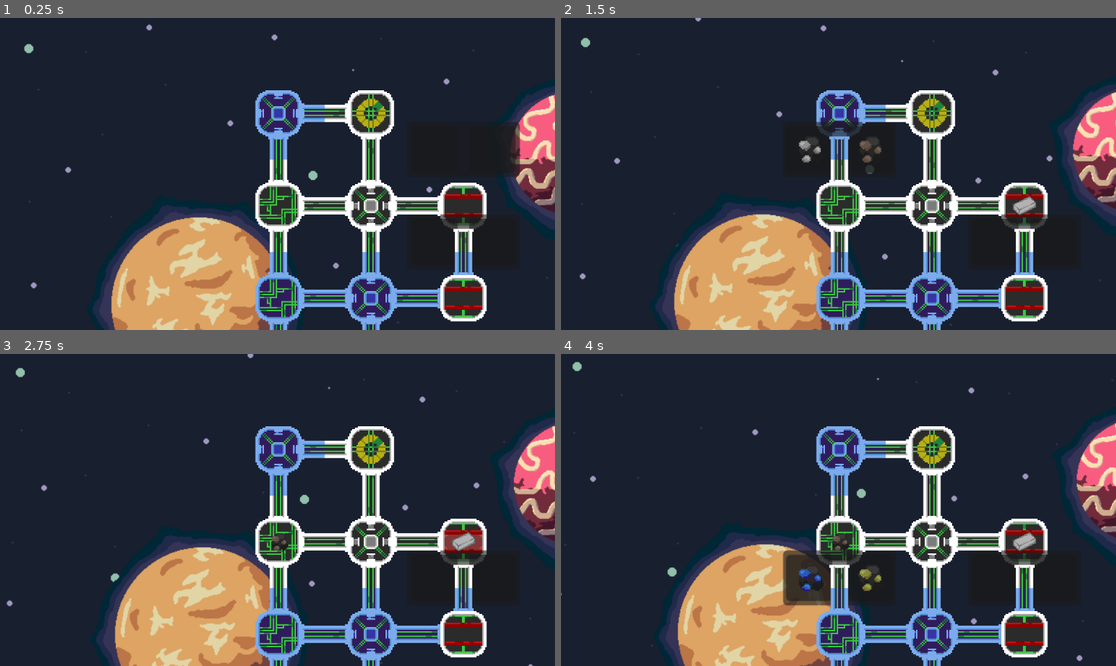
Above: before the commit, frames 1-4 (two rows, left to right).
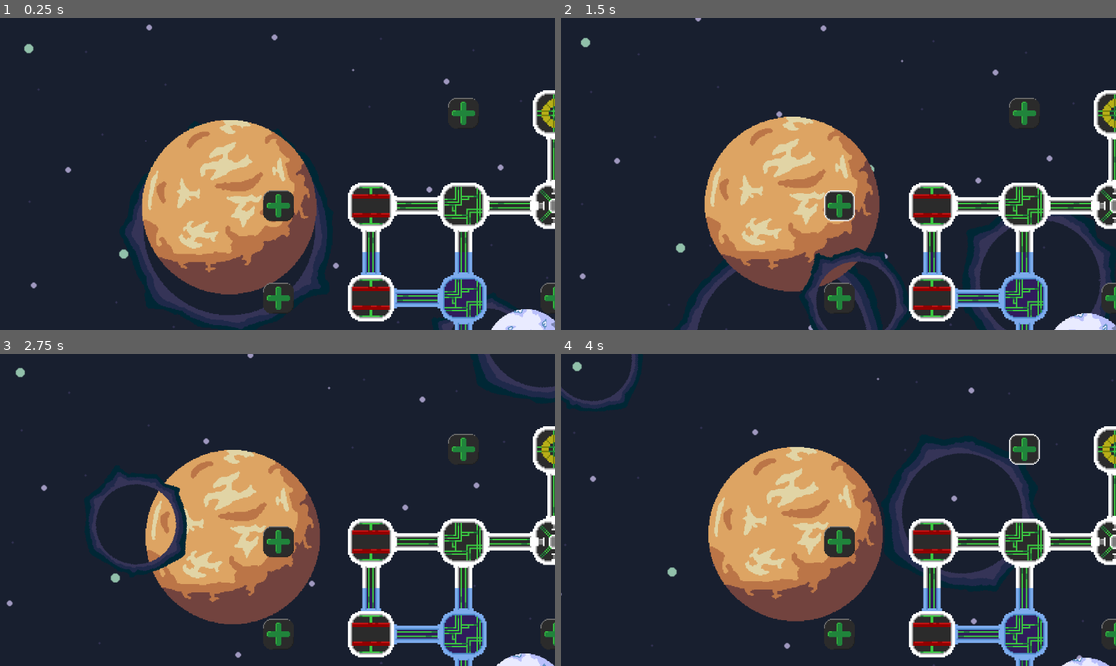
Above: after the commit, the same moments.

Repository: ManechLepage/GodotWild-Jam68
Game: Godot game, scene res://Scenes/node_2d.tscn
Two runs of this game, one before a commit and one after it. Both use one fixed random seed, a clock stepped at 60 frames per second and the inputs below.
Inputs (mouse positions are in pixels of both pictures, inside the frame that each line leads up to):
- Up to frame 1 (0.25 s): no input
- Up to frame 2 (1.5 s): click (993, 149) at 0.52 s; click (838, 205) at 1.27 s
- Up to frame 3 (2.75 s): click (310, 485) at 2.02 s
- Up to frame 4 (4 s): click (838, 634) at 2.77 s; click (1027, 450) at 3.52 s

The runs differ from the first frame. In frame 1, 31% of the frame differs, in the area x 16-100%, y 21-100%; in frame 2, 33%; in frame 3, 32%; in frame 4, 34%, in the area x 0-100%, y 0-100%.

Commit message:
pusihin pasd

Diff:
--- /dev/null
+++ b/Godot Wild-jam 68/Scenes/Rotate.gd
@@ -0,0 +1,13 @@
+extends Sprite2D
+
+@export var speed:float
+@export var is_aura:bool
+
+func _ready():
+	pass
+
+
+func _process(delta):
+	rotate(delta * speed)
+	if is_aura:
+		position = get_parent().get_child(1).position
--- a/Godot Wild-jam 68/Scenes/Spaceship/Smelter.tscn
+++ b/Godot Wild-jam 68/Scenes/Spaceship/Smelter.tscn
@@ -20,6 +20,7 @@
 shape = SubResource("RectangleShape2D_bdrhe")
 
 [node name="Panel" type="Panel" parent="." index="1"]
+visible = false
 anchors_preset = 5
 anchor_left = 0.5
 anchor_right = 0.5
--- /dev/null
+++ b/Godot Wild-jam 68/Scenes/UI/add_section_button.tscn
@@ -0,0 +1,18 @@
+[gd_scene load_steps=4 format=3 uid="uid://dssq7yg8whrur"]
+
+[ext_resource type="Texture2D" uid="uid://ctc6tn15clbtn" path="res://Graphics/UI/Buttons/AddSectionButton/default.png" id="1_qydwj"]
+[ext_resource type="Texture2D" uid="uid://d3prh4lk8na1m" path="res://Graphics/UI/Buttons/AddSectionButton/pressed.png" id="2_8oo1n"]
+[ext_resource type="Texture2D" uid="uid://p50eslf3eqxk" path="res://Graphics/UI/Buttons/AddSectionButton/hover.png" id="3_n0dwl"]
+
+[node name="TextureButton" type="TextureButton"]
+texture_filter = 1
+anchors_preset = -1
+anchor_right = 0.028
+anchor_bottom = 0.049
+offset_right = -0.256001
+offset_bottom = 0.247999
+scale = Vector2(2, 2)
+texture_normal = ExtResource("1_qydwj")
+texture_pressed = ExtResource("2_8oo1n")
+texture_hover = ExtResource("3_n0dwl")
+stretch_mode = 0
--- a/Godot Wild-jam 68/Scenes/node_2d.tscn
+++ b/Godot Wild-jam 68/Scenes/node_2d.tscn
@@ -11,12 +11,18 @@
 [ext_resource type="Texture2D" uid="uid://bss41g17jiu6x" path="res://Graphics/Background/bg2.png" id="4_twm04"]
 [ext_resource type="Resource" uid="uid://c0jscdnucolit" path="res://Resources/Items/Mat/Products/Shield.tres" id="4_u62bt"]
 [ext_resource type="Texture2D" uid="uid://drq7eou3e3882" path="res://Graphics/Background/bg3.png" id="5_r05xb"]
-[ext_resource type="Texture2D" uid="uid://dvukixhfkh344" path="res://Graphics/Background/planets.png" id="6_di7bs"]
+[ext_resource type="Texture2D" uid="uid://casasu7qt8ldp" path="res://Graphics/Background/planet1_aura.png" id="6_1naja"]
+[ext_resource type="Script" path="res://Scenes/Rotate.gd" id="6_7yx6w"]
 [ext_resource type="Resource" uid="uid://v4uepdtaptxd" path="res://Resources/Items/Mat/Products/CeremonialSword.tres" id="7_7omu2"]
+[ext_resource type="Texture2D" uid="uid://bxg2kkxj5yna8" path="res://Graphics/Background/planet1.png" id="7_gvflt"]
 [ext_resource type="Resource" uid="uid://bo13fiufhdgil" path="res://Resources/Items/Mat/Products/Crown.tres" id="8_d5u56"]
 [ext_resource type="Resource" uid="uid://bl7pjqw7vxktu" path="res://Resources/Items/Mat/Products/DiamondNecklace.tres" id="9_4ee0j"]
+[ext_resource type="Texture2D" uid="uid://07dw22exc4hj" path="res://Graphics/Background/planet2_aura.png" id="9_13dls"]
 [ext_resource type="Resource" uid="uid://dpbpy8miaqgry" path="res://Resources/Items/Mat/Products/GoldRing.tres" id="10_6xdoc"]
+[ext_resource type="Texture2D" uid="uid://bmkcglxumahx4" path="res://Graphics/Background/planet2.png" id="10_q8y63"]
 [ext_resource type="Resource" uid="uid://c4bndeme8mfiy" path="res://Resources/Items/Mat/Products/GreatSword.tres" id="11_73ndc"]
+[ext_resource type="Texture2D" uid="uid://dowqb8bnci3oc" path="res://Graphics/Background/planet3_aura.png" id="11_pxx4b"]
+[ext_resource type="Texture2D" uid="uid://13rq50djwhmv" path="res://Graphics/Background/planet3.png" id="12_o6w0o"]
 [ext_resource type="Resource" uid="uid://bdoisje2sdqxo" path="res://Resources/Items/Mat/Products/PlatinumCrown.tres" id="13_nehk4"]
 [ext_resource type="Resource" uid="uid://byk00iyofuh40" path="res://Resources/Items/Mat/Products/WarHammer.tres" id="16_wraly"]
 
@@ -58,13 +64,55 @@
 texture = ExtResource("5_r05xb")
 
 [node name="ParallaxLayer4" type="ParallaxLayer" parent="ParallaxBackground"]
+texture_filter = 1
 motion_scale = Vector2(-0.3, 0.5)
 motion_mirroring = Vector2(1960, 1100)
 
+[node name="Bg2" type="Sprite2D" parent="ParallaxBackground/ParallaxLayer4"]
+position = Vector2(475, 394)
+scale = Vector2(1.67, 1.67)
+texture = ExtResource("6_1naja")
+script = ExtResource("6_7yx6w")
+speed = 0.1
+
 [node name="Bg1" type="Sprite2D" parent="ParallaxBackground/ParallaxLayer4"]
-position = Vector2(982, 548)
+position = Vector2(475, 394)
 scale = Vector2(1.7, 1.7)
-texture = ExtResource("6_di7bs")
+texture = ExtResource("7_gvflt")
+
+[node name="ParallaxLayer5" type="ParallaxLayer" parent="ParallaxBackground"]
+texture_filter = 1
+motion_scale = Vector2(-0.8, -0.4)
+motion_mirroring = Vector2(1960, 1100)
+
+[node name="Bg2" type="Sprite2D" parent="ParallaxBackground/ParallaxLayer5"]
+position = Vector2(1395, 9.00006)
+scale = Vector2(1.67, 1.67)
+texture = ExtResource("9_13dls")
+script = ExtResource("6_7yx6w")
+speed = 0.2
+
+[node name="Bg1" type="Sprite2D" parent="ParallaxBackground/ParallaxLayer5"]
+position = Vector2(1395, 9)
+scale = Vector2(1.7, 1.7)
+texture = ExtResource("10_q8y63")
+
+[node name="ParallaxLayer6" type="ParallaxLayer" parent="ParallaxBackground"]
+texture_filter = 1
+motion_scale = Vector2(0.1, -0.7)
+motion_mirroring = Vector2(1960, 1100)
+
+[node name="Bg2" type="Sprite2D" parent="ParallaxBackground/ParallaxLayer6"]
+position = Vector2(1093, 688)
+scale = Vector2(1.67, 1.67)
+texture = ExtResource("11_pxx4b")
+script = ExtResource("6_7yx6w")
+speed = 0.3
+
+[node name="Bg1" type="Sprite2D" parent="ParallaxBackground/ParallaxLayer6"]
+position = Vector2(1093, 688)
+scale = Vector2(1.7, 1.7)
+texture = ExtResource("12_o6w0o")
 
 [node name="SpaceshipManager" type="Node2D" parent="."]
 unique_name_in_owner = true
@@ -103,3 +151,6 @@
 
 [node name="SeperatorManager" type="Node2D" parent="."]
 position = Vector2(386, 198)
+
+[node name="AddButtonManager" type="Node2D" parent="."]
+position = Vector2(386, 198)
--- a/Godot Wild-jam 68/Scripts/Spaceship/Generator.gd
+++ b/Godot Wild-jam 68/Scripts/Spaceship/Generator.gd
@@ -24,6 +24,7 @@
 func _ready():
 	cooldown = 3.0 * get_parent().tier
 	timer.wait_time = cooldown
+	timer.stop()
 
 func _process(delta):
 	pass
--- a/Godot Wild-jam 68/Scripts/Spaceship/SpaceshipManager.gd
+++ b/Godot Wild-jam 68/Scripts/Spaceship/SpaceshipManager.gd
@@ -3,8 +3,10 @@
 @export var item_list: Array[Item] = []
 
 var section_list = []
+var add_button_pos_list = []
 
 @onready var seperator_manager = $"../SeperatorManager"
+@onready var add_button_manager = $"../AddButtonManager"
 
 const FRONT = preload("res://Scenes/Spaceship/Front.tscn")
 const GENERATOR = preload("res://Scenes/Spaceship/Generator.tscn")
@@ -12,31 +14,32 @@
 const FORGE = preload("res://Scenes/Spaceship/Forge.tscn")
 
 const SPACESHIP_SEPERATOR = preload("res://Scenes/Spaceship/spaceship_seperator.tscn")
+const ADD_SECTION_BUTTON = preload("res://Scenes/UI/add_section_button.tscn")
 
-var max_grid_size = 5
+var max_grid_size_x = 8
+var max_grid_size_y = 5
 var margin = 192.0
 
 func _ready():
 	Inventory.load_all_items(item_list)
-	for i in range(max_grid_size):
+	for i in range(max_grid_size_x):
 		var row = []
-		for j in range(max_grid_size):
+		for j in range(max_grid_size_y):
 			row.append(null)
 		section_list.append(row)
 
-	create_section(FRONT, Vector2(2, 0), 1)
-	create_section(FORGE, Vector2(1, 0), 2)
+	create_section(FRONT, Vector2(4, 0), 1)
 
-	create_section(FORGE, Vector2(2, 1), 1)
-	create_section(FORGE, Vector2(2, 2), 2)
-	create_section(FORGE, Vector2(2, 3), 3)
+	create_section(FORGE, Vector2(4, 1), 1)
+	create_section(FORGE, Vector2(5, 1), 2)
+	create_section(FORGE, Vector2(5, 2), 3)
 
-	create_section(GENERATOR, Vector2(1, 1), 1)
-	create_section(GENERATOR, Vector2(1, 2), 2)
-	create_section(GENERATOR, Vector2(1, 3), 3)
+	create_section(GENERATOR, Vector2(3, 1), 1)
+	create_section(GENERATOR, Vector2(3, 2), 2)
+	create_section(GENERATOR, Vector2(3, 3), 3)
 
-	create_section(SMELTER, Vector2(3, 1), 1)
-	create_section(SMELTER, Vector2(3, 2), 2)
+	create_section(SMELTER, Vector2(2, 1), 1)
+	create_section(SMELTER, Vector2(2, 2), 2)
 
 	update_pos()
 
@@ -62,20 +65,43 @@
 	update_pos()
 
 func update_pos():
+	for i in seperator_manager.get_children():
+		i.queue_free()
+	for i in add_button_manager.get_children():
+		i.queue_free()
+	add_button_pos_list.clear()
 	for i in get_children():
 		i.position = Vector2(i.pos.x * margin, i.pos.y * margin)
 	add_seperators()
 
 func add_seperators():
-	for i in range(max_grid_size):
-		for j in range(max_grid_size):
+	for i in range(max_grid_size_x):
+		for j in range(max_grid_size_y):
 			if section_list[i][j] != null:
-				if i + 1 < max_grid_size and j < max_grid_size:
+				if i + 1 < max_grid_size_x:
 					if section_list[i + 1][j] != null:
 						add_seperator(section_list[i][j].pos, section_list[i + 1][j].pos, section_list[i][j].tier, section_list[i + 1][j].tier, true)
-				if i < max_grid_size and j + 1 < max_grid_size:
+					else:
+						if Vector2(i + 1, j) not in add_button_pos_list:
+							add_plus_button(section_list[i][j].pos, Vector2(i + 1, j))
+							add_button_pos_list.append(Vector2(i + 1, j))
+				if j + 1 < max_grid_size_y:
 					if section_list[i][j + 1] != null:
 						add_seperator(section_list[i][j].pos, section_list[i][j + 1].pos, section_list[i][j].tier, section_list[i][j + 1].tier, false)
+					else:
+						if Vector2(i, j + 1) not in add_button_pos_list:
+							add_plus_button(section_list[i][j].pos,Vector2(i, j + 1))
+							add_button_pos_list.append(Vector2(i, j + 1))
+				if i - 1 > 0:
+					if section_list[i - 1][j] == null:
+						if Vector2(i - 1, j) not in add_button_pos_list:
+							add_plus_button(section_list[i][j].pos, Vector2(i - 1, j))
+							add_button_pos_list.append(Vector2(i - 1, j))
+				if j - 1 > 0:
+					if section_list[i][j - 1] == null:
+						if Vector2(i, j - 1) not in add_button_pos_list:
+							add_plus_button(section_list[i][j].pos,Vector2(i, j - 1))
+							add_button_pos_list.append(Vector2(i, j - 1))
 
 func add_seperator(pos1, pos2, tier1, tier2, side):
 	var seperator = SPACESHIP_SEPERATOR.instantiate()
@@ -105,4 +131,10 @@
 		seperator.rotation += PI
 	seperator.play()
 	seperator_manager.add_child(seperator)
-	print(seperator.position)
+
+func add_plus_button(pos1, pos2):
+	var button = ADD_SECTION_BUTTON.instantiate()
+	button.position = Vector2((pos2.x * margin) - 32, (pos2.y * margin) - 32)
+	button.visible = true
+
+	add_button_manager.add_child(button)
Binary file added: Godot Wild-jam 68/Graphics/Background/planet1.png
Not shown, added: Godot Wild-jam 68/Graphics/Background/planet1.png.import
Binary file added: Godot Wild-jam 68/Graphics/Background/planet1_aura.png
Not shown, added: Godot Wild-jam 68/Graphics/Background/planet1_aura.png.import
Binary file added: Godot Wild-jam 68/Graphics/Background/planet2.png
Not shown, added: Godot Wild-jam 68/Graphics/Background/planet2.png.import
Binary file added: Godot Wild-jam 68/Graphics/Background/planet2_aura.png
Not shown, added: Godot Wild-jam 68/Graphics/Background/planet2_aura.png.import
Binary file added: Godot Wild-jam 68/Graphics/Background/planet3.png
Not shown, added: Godot Wild-jam 68/Graphics/Background/planet3.png.import
Binary file added: Godot Wild-jam 68/Graphics/Background/planet3_aura.png
Not shown, added: Godot Wild-jam 68/Graphics/Background/planet3_aura.png.import
(and 10 more such lines)
